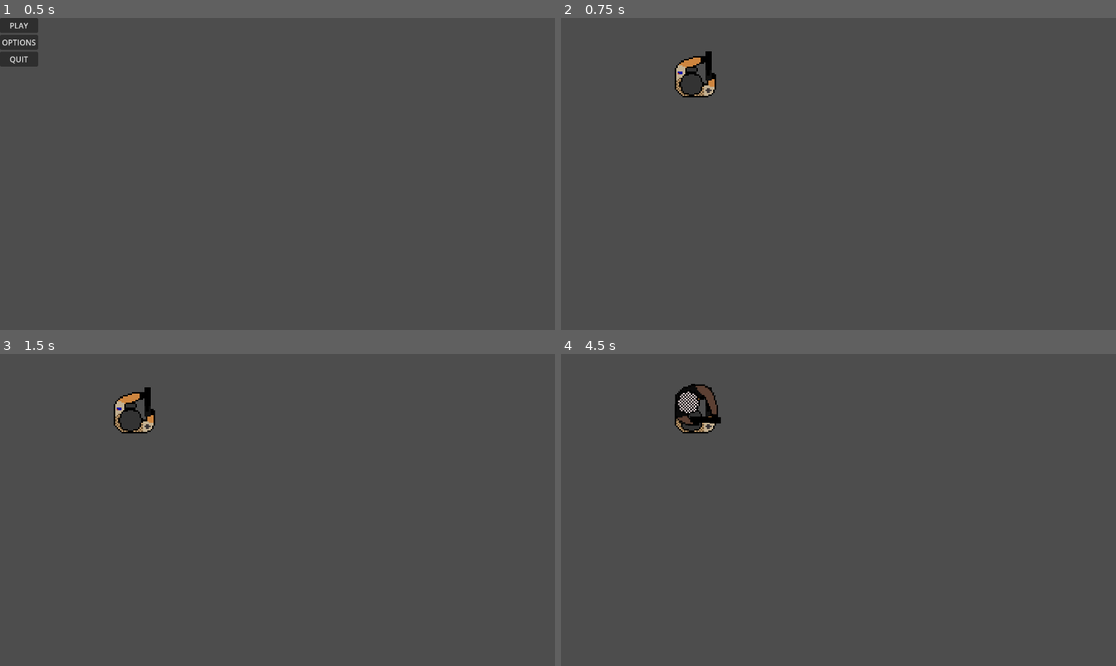
Above: before the commit, frames 1-4 (two rows, left to right).
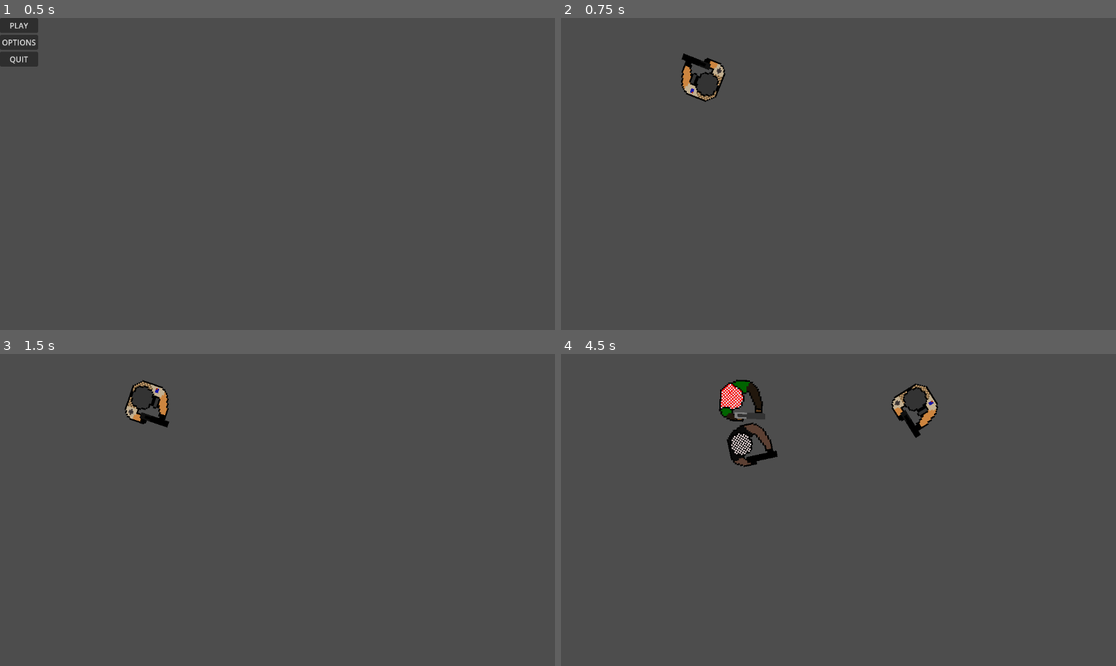
Above: after the commit, the same moments.

Repository: MagmaticPage255/Top-Down-Shooter
Game: Godot game, scene res://Scenes/menu.tscn
The game is run twice, just before and just after one commit, with the same random seed, the same clock (stepped at 60 frames per second) and the same inputs.
Inputs (mouse positions are in pixels of both pictures, inside the frame that each line leads up to):
- Up to frame 1 (0.5 s): no input
- Up to frame 2 (0.75 s): click "PLAY" at 0.5 s
- Up to frame 3 (1.5 s): tap Enter at 1.25 s; move the mouse to (399, 494) at 1.27 s; hold D (right) from 1.28 s (still down); click (399, 494) at 1.35 s
- Up to frame 4 (4.5 s): move the mouse to (727, 525) at 2.02 s; release D (right) at 2.03 s; hold S (down) 2.03-2.78 s; click (727, 525) at 2.1 s; move the mouse to (894, 441) at 2.77 s; hold D (right) 2.78-3.53 s; click (894, 441) at 2.85 s; move the mouse to (810, 572) at 3.52 s; hold W (up) 3.53-4.28 s; click (810, 572) at 3.6 s; move the mouse to (1005, 556) at 4.27 s; hold A (left) from 4.28 s (still down); click (1005, 556) at 4.35 s

Frame 1 is identical in both runs. In frame 2, 0.9% of the frame differs, in the area x 20-30%, y 10-27%; in frame 3, 1.2%; in frame 4, 3.3%, in the area x 20-68%, y 8-37%.
Error before the commit: Parse Error: Expected indented block after "if" block. (res://Scenes/player.gd:53)

Commit message:
hjjsdfjghsdfjlhg

Diff:
--- a/Enemy#1.gd
+++ b/Enemy#1.gd
@@ -26,7 +26,8 @@
 		player.kill()
 
 func take_damage(dmg):
-	health -= dmg
-	if health <= 0:
-	queue_free()
+	enemy_health -= dmg
+	if enemy_health <= 0:
+		queue_free()
+		dead = true
 	z_index = -1
--- a/Scenes/enemy#1.tscn
+++ b/Scenes/enemy#1.tscn
@@ -22,14 +22,10 @@
 [sub_resource type="CircleShape2D" id="CircleShape2D_coxev"]
 radius = 44.0
 
-[node name="Enemy#1" type="CharacterBody2D"]
+[node name="Enemy#1" type="CharacterBody2D" groups=["Enemy"]]
 collision_layer = 2
 collision_mask = 2
 script = ExtResource("1_ljnpq")
-SPEED = null
-ACCELERATION = null
-FRICTION = null
-enemy_health = null
 
 [node name="AnimatedSprite2D" type="AnimatedSprite2D" parent="."]
 scale = Vector2(0.1, 0.1)
--- a/Scenes/enemy#2.tscn
+++ b/Scenes/enemy#2.tscn
@@ -21,11 +21,10 @@
 [sub_resource type="CircleShape2D" id="CircleShape2D_02b44"]
 radius = 46.0
 
-[node name="enemy#2" type="CharacterBody2D"]
+[node name="enemy#2" type="CharacterBody2D" groups=["Enemy"]]
 collision_layer = 2
 collision_mask = 2
 script = ExtResource("1_dw7pc")
-SPEED = 300.0
 
 [node name="AnimatedSprite2D" type="AnimatedSprite2D" parent="."]
 position = Vector2(0, -1.19209e-07)
--- a/Scenes/player.gd
+++ b/Scenes/player.gd
@@ -46,8 +46,12 @@
 	$MuzzleFlash.show()
 	$MuzzleFlash/Timer.start()
 	$ShootSound.play()
-	if ray_cast_2d.get_collider() and ray_cast_2d.get_collider().has_method("kill"):
-		ray_cast_2d.get_collider().kill()
+	if ray_cast_2d.get_collider() and ray_cast_2d.get_collider().has_method("take_damage"):
+		ray_cast_2d.get_collider().take_damage()
+
+
 
 func _on_pickup_area_area_entered(area):
 	if area.is_in_group("Pickup"):
+		if area.has_method("collect"):
+			area.collect()
--- a/Scenes/player.tscn
+++ b/Scenes/player.tscn
@@ -48,9 +48,6 @@
 
 [node name="Player" type="CharacterBody2D" groups=["player"]]
 script = ExtResource("1_falvs")
-SPEED = null
-ACCELERATION = null
-FRICTION = null
 
 [node name="PlayerSprite" type="AnimatedSprite2D" parent="."]
 scale = Vector2(0.1, 0.1)
@@ -114,3 +111,4 @@
 shape = SubResource("CircleShape2D_758hy")
 
 [connection signal="timeout" from="MuzzleFlash/Timer" to="MuzzleFlash" method="hide"]
+[connection signal="area_entered" from="PickupArea" to="." method="_on_pickup_area_area_entered"]
--- a/Scenes/world.tscn
+++ b/Scenes/world.tscn
@@ -8,16 +8,9 @@
 
 [node name="Player" parent="." instance=ExtResource("1_j1deh")]
 position = Vector2(287, 114)
-SPEED = null
-ACCELERATION = null
-FRICTION = null
 
 [node name="Enemy#1" parent="." instance=ExtResource("2_t6lmt")]
 position = Vector2(-310, -249)
-SPEED = null
-ACCELERATION = null
-FRICTION = null
-enemy_health = null
 
 [node name="enemy#2" parent="." instance=ExtResource("3_yk0ga")]
 position = Vector2(-367, 94)
--- a/Scenes/xp_dogtag.tscn
+++ b/Scenes/xp_dogtag.tscn
@@ -15,3 +15,5 @@
 [node name="Sprite2D" type="Sprite2D" parent="."]
 scale = Vector2(0.1, 0.1)
 texture = ExtResource("2_1a167")
+
+[connection signal="body_entered" from="." to="." method="_on_body_entered"]
--- a/XpDogtag.gd
+++ b/XpDogtag.gd
@@ -1,6 +1,6 @@
 extends Area2D
 
-@export experience_value = 1
+@export var experience_value = 1
 var collected = false
 @onready var player = get_tree().get_first_node_in_group("player")
 
@@ -13,3 +13,8 @@
 
 func collect():
 	collected = true
+
+
+func _on_body_entered(body):
+	if body.is_in_group("Player"):
+		queue_free()
